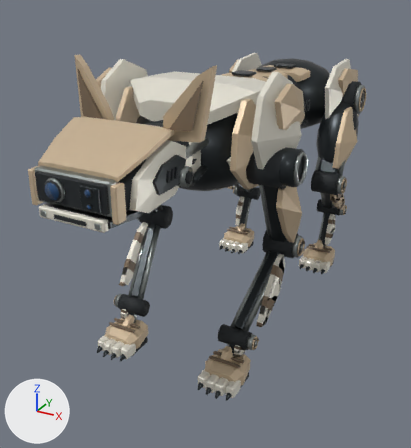
The glTF model assets/k0-tech-01/derived/meshopt/k0_tech_01_d0_lod1.meshopt.glb: old version first, new version second.
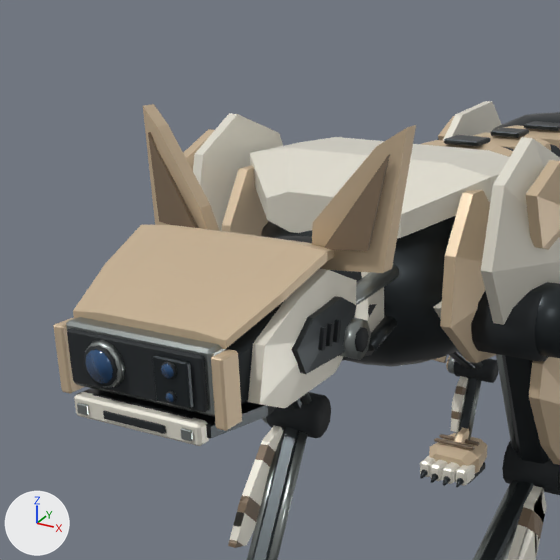
Each version appears first whole from a camera (50 mm lens) standing at (0.355, -0.778, 0.503) and looking at (-0.084, 0.02, 0.104), and next in a close-up on the part from 0% to 71% of the width and 0% to 65% of the height. Arrows for +X, +Y and +Z are at lower left; the lights stay in place. The older version's two pictures come first. Vertices at exactly the same position are counted once.

In view in the first close-up: 'K0_TECH_01_SKIN'.
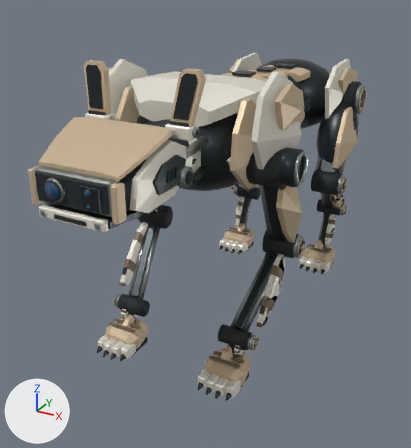
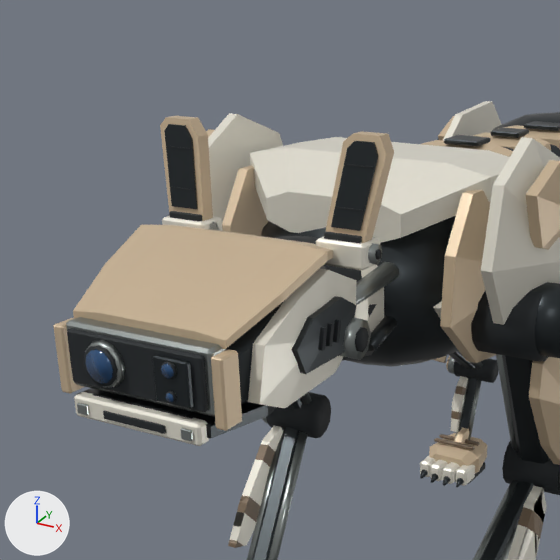
Boxes [x1, y1, x2, y2] around the edits, measured in the close-ups (560 x 560 px):
part 1 of me_k0_tech_01_geometry, added
    after: [170, 186, 194, 191]
part 2 of me_k0_tech_01_geometry, added
    after: [167, 146, 190, 150]
part 3 of me_k0_tech_01_geometry, added
    after: [375, 249, 382, 260]
part 4 of me_k0_tech_01_geometry, added
    after: [336, 206, 363, 211]
part 5 of me_k0_tech_01_geometry, added
    after: [345, 164, 373, 168]
part 6 of me_k0_tech_01_geometry, added
    after: [368, 243, 382, 265]
part 7 of me_k0_tech_01_geometry, rebuilt
    before: [143, 104, 219, 230]
    after: [160, 116, 213, 221]
part 8 of me_k0_tech_01_geometry, rebuilt (33% narrower, 24% shorter)
    before: [312, 125, 416, 273]
    after: [325, 131, 394, 243]
part 9 of me_k0_tech_01_geometry, added
    after: [162, 216, 223, 231]
part 10 of me_k0_tech_01_geometry, added
    after: [316, 237, 380, 270]
part 11 of me_k0_tech_01_geometry, added
    after: [169, 211, 202, 221]
part 12 of me_k0_tech_01_geometry, added
    after: [324, 232, 362, 243]
part 13 of me_k0_tech_01_geometry, cut back
    before: [148, 132, 390, 251]
    after: [164, 124, 378, 231]

The change in detail:
me_k0_tech_01_geometry is used by ob_k0_tech_01_skin; location (0.0, 0.0, 0.0).
me_k0_tech_01_geometry had 8020 vertices, 14526 faces and spanned x -0.15..0.15, y -0.403..0.642, z 0.001..0.421.
me_k0_tech_01_geometry now has 8220 vertices, 14878 faces and spans x -0.15..0.15, y -0.403..0.642, z 0.001..0.415.
me_k0_tech_01_geometry part 1: a new loose piece, a box spanning x -0.06438..-0.04786, y -0.28339..-0.28273, z 0.37687..0.37772, in mat_k0_carbon_seals (black #1d2226).
me_k0_tech_01_geometry part 2: a new loose piece, a box spanning x -0.06816..-0.05164, y -0.27917..-0.27851, z 0.39906..0.3999, in mat_k0_carbon_seals (black #1d2226).
me_k0_tech_01_geometry part 3: a new loose piece, a 6-sided cylinder along x spanning x 0.0714..0.0726, y -0.2825..-0.2772, z 0.3515..0.3564, in mat_k0_carbon_seals (black #1d2226).
me_k0_tech_01_geometry part 4: a new loose piece, a box spanning x 0.04786..0.06438, y -0.28339..-0.28273, z 0.37687..0.37772, in mat_k0_carbon_seals (black #1d2226).
me_k0_tech_01_geometry part 5: a new loose piece, a box spanning x 0.05164..0.06816, y -0.27917..-0.27851, z 0.39906..0.3999, in mat_k0_carbon_seals (black #1d2226).
me_k0_tech_01_geometry part 6: a new loose piece, an 8-sided cylinder along x spanning x 0.038..0.071, y -0.285..-0.275, z 0.348..0.36, in mat_k0_satin_titanium (grey #979e9b).
me_k0_tech_01_geometry part 7: the loose piece of 10 vertices spanning x -0.087..-0.032, y -0.291..-0.266, z 0.342..0.421 is rebuilt with 12 vertices and now spans x -0.075..-0.041, y -0.285..-0.265, z 0.36..0.415.
me_k0_tech_01_geometry part 8: the loose piece of 10 vertices spanning x 0.032..0.087, y -0.291..-0.266, z 0.342..0.421 is rebuilt with 12 vertices and now spans x 0.041..0.075, y -0.285..-0.265, z 0.36..0.415.
me_k0_tech_01_geometry part 9: a new loose piece of 24 vertices spanning x -0.068..-0.038, y -0.29..-0.27, z 0.346..0.36, in mat_k0_porcelain_white (white #eae6d8).
me_k0_tech_01_geometry part 10: a new loose piece of 24 vertices spanning x 0.038..0.068, y -0.29..-0.27, z 0.346..0.36, in mat_k0_porcelain_white (white #eae6d8).
me_k0_tech_01_geometry part 11: a new loose piece of 24 vertices spanning x -0.064..-0.042, y -0.287..-0.274, z 0.36..0.364, in mat_k0_carbon_seals (black #1d2226).
me_k0_tech_01_geometry part 12: a new loose piece of 24 vertices spanning x 0.042..0.064, y -0.287..-0.274, z 0.36..0.364, in mat_k0_carbon_seals (black #1d2226).
Part 13, on me_k0_tech_01_geometry:
12 vertices are removed from x -0.079..0.079, y -0.289..-0.28, z 0.355..0.407.
16 faces are deleted.
24 vertices are added at x -0.071..0.07, y -0.285..-0.275, z 0.367..0.412.
40 new faces join them, mat_k0_graphite_frame (dark grey #303639).
Other edits to the shape of me_k0_tech_01_geometry do not show in these pictures.
